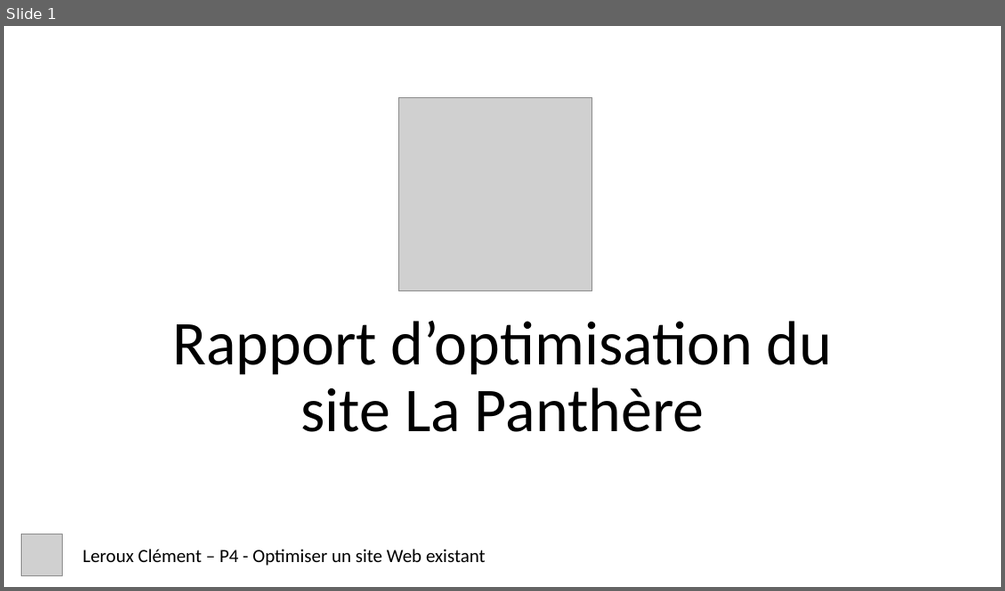
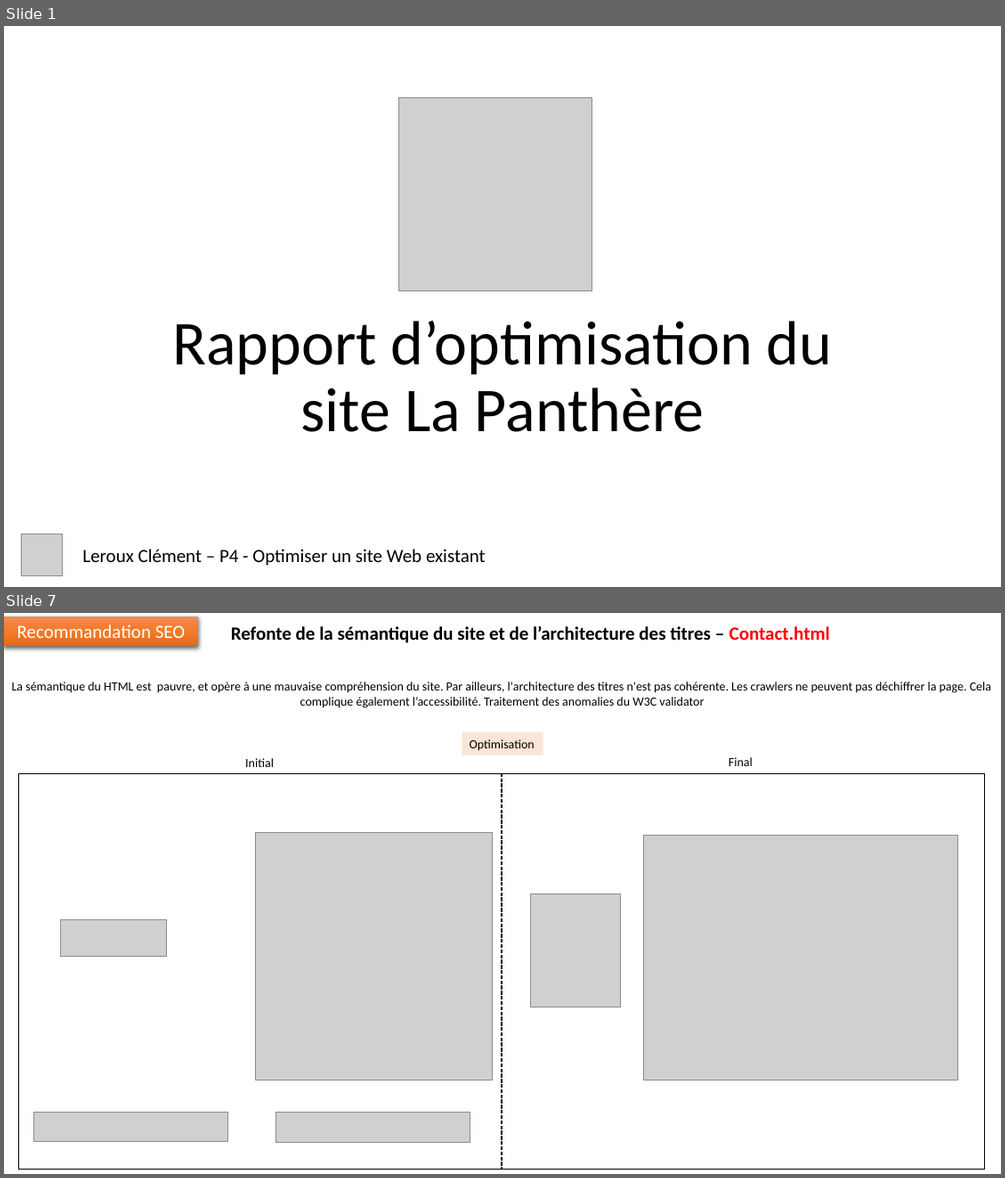
Before and after one commit to clementleroux-dev/P4-La_panthere, a slide deck: Présentation1.pptx. Shown one above the other, each under a label of ours: slide 1 before the commit, slides 1 and 7 after it; the slides between them are not shown. The pictures are 1005x591 and 1005x1178 pixels, drawn with LibreOffice and Linux fonts; fonts in the diff are those of the drawing; grey boxes stand for pictures. Boxes give left, top, right and bottom in pixels: in the first picture for what was removed or moved away, otherwise in the second. Text is boxed around its words. In the diff, an @@ line names an element or a change of style, - is before the commit and + after.

```diff
--- a/Présentation1.pptx
+++ b/Présentation1.pptx
@@ slide 7 added at (4, 613, 1001, 1174), background #FFFFFF @@
@@ rectangle added at (4, 616, 198, 646), fill gradient #F18C57 to #F67B28 to #E56C19, 18 pt, text #FFFFFF @@
+Recommandation SEO
@@ text added at (231, 626, 830, 643), 18 pt, text #000000, bold @@
+Refonte de la sémantique du site et de l’architecture des titres – Contact.html
@@ text added at (12, 682, 991, 708), 12 pt, text #000000 @@
+La sémantique du HTML est pauvre, et opère à une mauvaise compréhension du site. Par ailleurs, l'architecture des titres n'est pas cohérente. Les crawlers ne peuvent pas déchiffrer la page. Cela complique également l’accessibilité. Traitement des anomalies du W3C validator
@@ rectangle added at (461, 732, 543, 755), fill #FBE5D6, 12 pt, text #000000 @@
+Optimisation
@@ text added at (245, 758, 274, 767), 12 pt, text #000000 @@
+Initial
@@ text added at (728, 757, 752, 766), 12 pt, text #000000 @@
+Final
@@ rectangle added at (18, 773, 985, 1168), outline #000000 0.5 pt @@
@@ line added from (502, 773) to (502, 1168), #000000 1.25 pt dashed @@
@@ picture added at (256, 833, 493, 1080) @@
@@ picture added at (643, 835, 958, 1080) @@
@@ picture added at (531, 893, 620, 1007) @@
@@ picture added at (60, 919, 166, 957) @@
@@ picture added at (34, 1112, 228, 1142) @@
@@ picture added at (275, 1112, 469, 1143) @@
```
Also in this commit, not shown: 2 slides changed, 4 other slides added, 7 other files.
